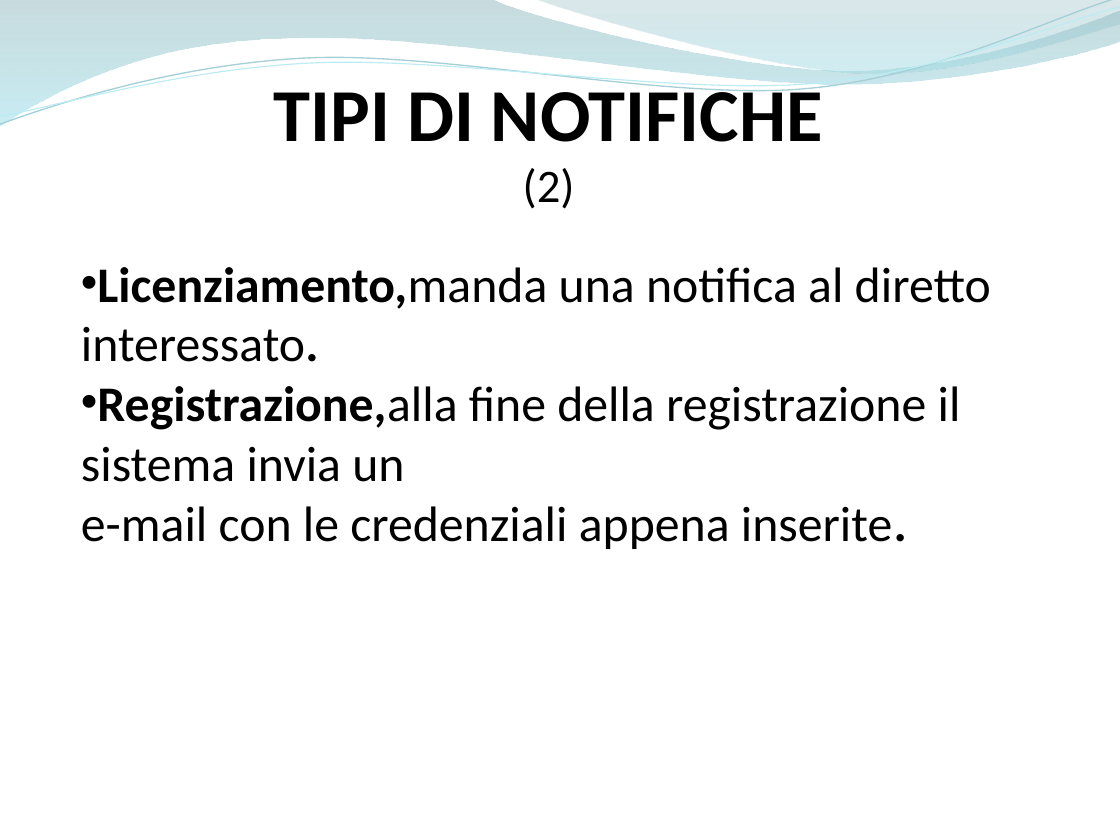
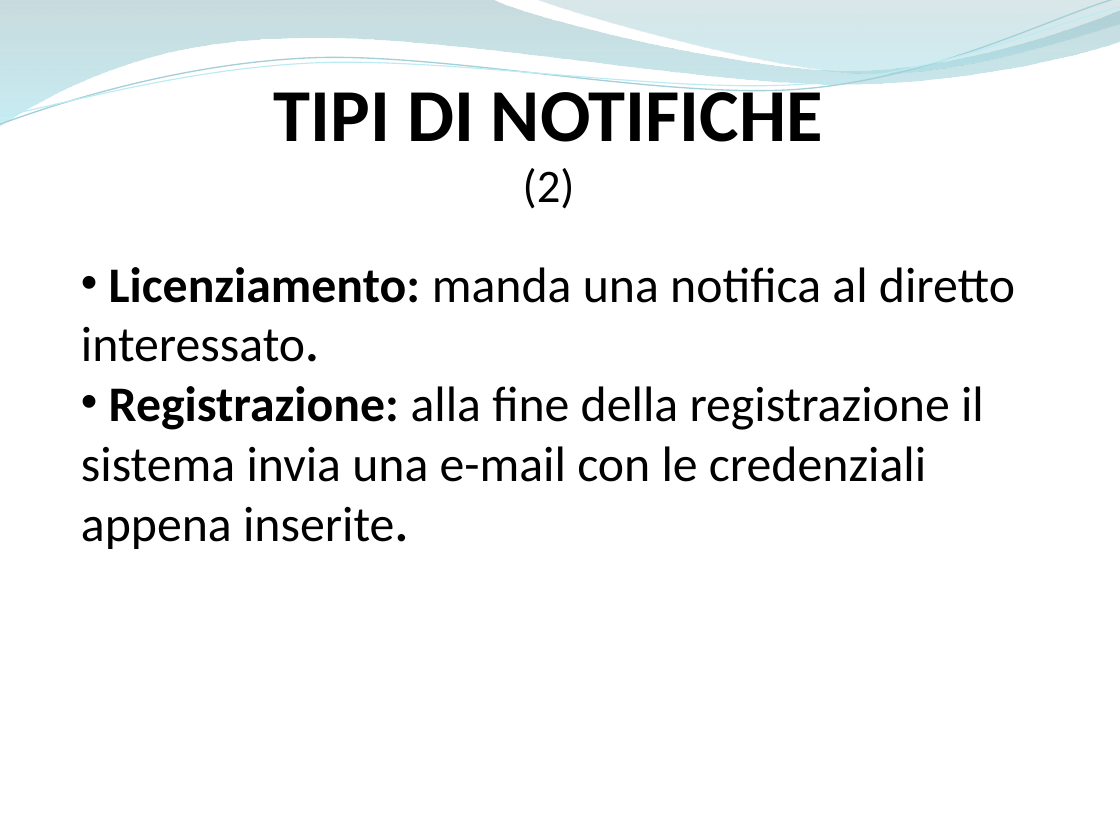
Before and after one commit to ammirate/at-silo, a slide deck: slide 3 of Presentazione/Atsilo1/Bottiglieri/Atsilo_A_GianfrancoB.pptx. Drawn at 1120x840 pixels with LibreOffice and Linux fonts; fonts in the diff are those of the drawing. Boxes give left, top, right and bottom in pixels: in the first picture for what was removed or moved away, otherwise in the second. Text is boxed around its words. In the diff, an @@ line names an element or a change of style, - is before the commit and + after.

```diff
--- a/Presentazione/Atsilo1/Bottiglieri/Atsilo_A_GianfrancoB.pptx
+++ b/Presentazione/Atsilo1/Bottiglieri/Atsilo_A_GianfrancoB.pptx
@@ text at (81, 267, 1015, 549): text changed @@
-• Licenziamento,manda una notifica al diretto interessato.
-• Registrazione,alla fine della registrazione il sistema invia un
-e-mail con le credenziali appena inserite.
+• Licenziamento: manda una notifica al diretto interessato.
+• Registrazione: alla fine della registrazione il sistema invia una e-mail con le credenziali appena inserite.
```
Also in this commit, not shown: 6 other slides changed, 1 other file.
